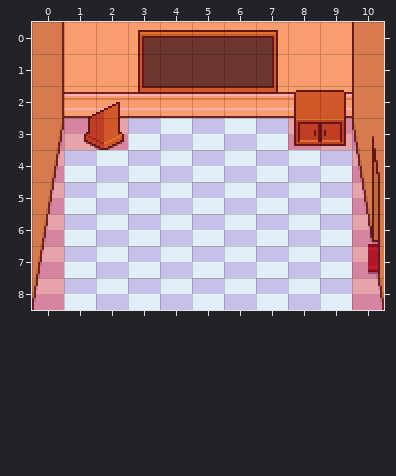
Level history. Tiled map (JSON): maps/class9.json. This is how it looked before the edit.
Cells are 16x16 px. Shown: x 0..10, y 0..8.
New version:
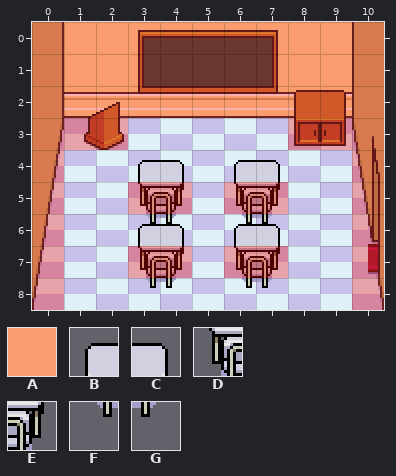
Key: from "collision": A 0; from "layer0": B 517, C 518, D 547, E 548, F 577, G 578.
_ is an empty cell.
Tiles of an added or newly shown layer are drawn over the layers below it.
See-through tiles are keyed as they look on the map.
Change:
Layer "layer1":
y 5: x 3..4 __ -> DE; x 6..7 __ -> DE
y 6: x 3..4 __ -> FG; x 6..7 __ -> FG
y 7: x 3..4 __ -> DE; x 6..7 __ -> DE
y 8: x 3..4 __ -> FG; x 6..7 __ -> FG
Layer "layer2" (added):
y 4: x 3..4 __ -> BC; x 6..7 __ -> BC
y 6: x 3..4 __ -> BC; x 6..7 __ -> BC
Layer "collision":
y 5: x 3..4 __ -> AA; x 6..7 __ -> AA
y 7: x 3..4 __ -> AA; x 6..7 __ -> AA
